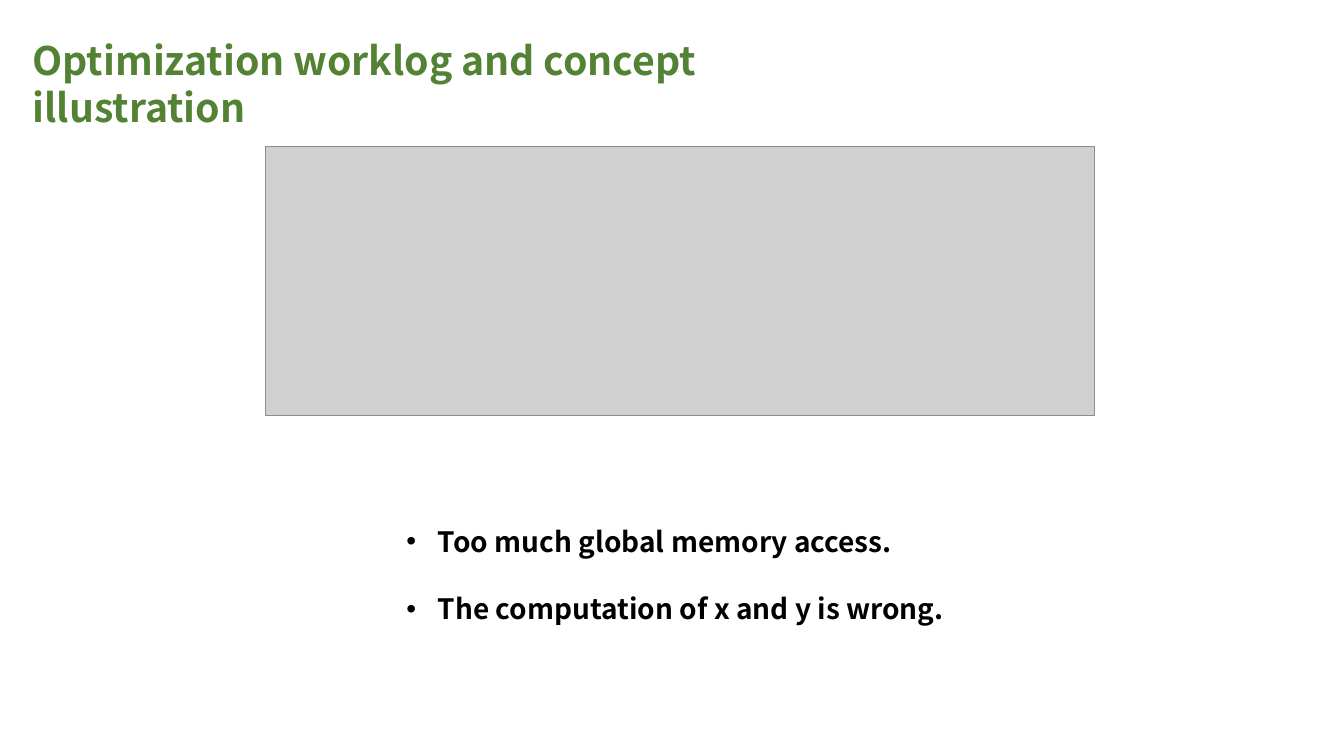
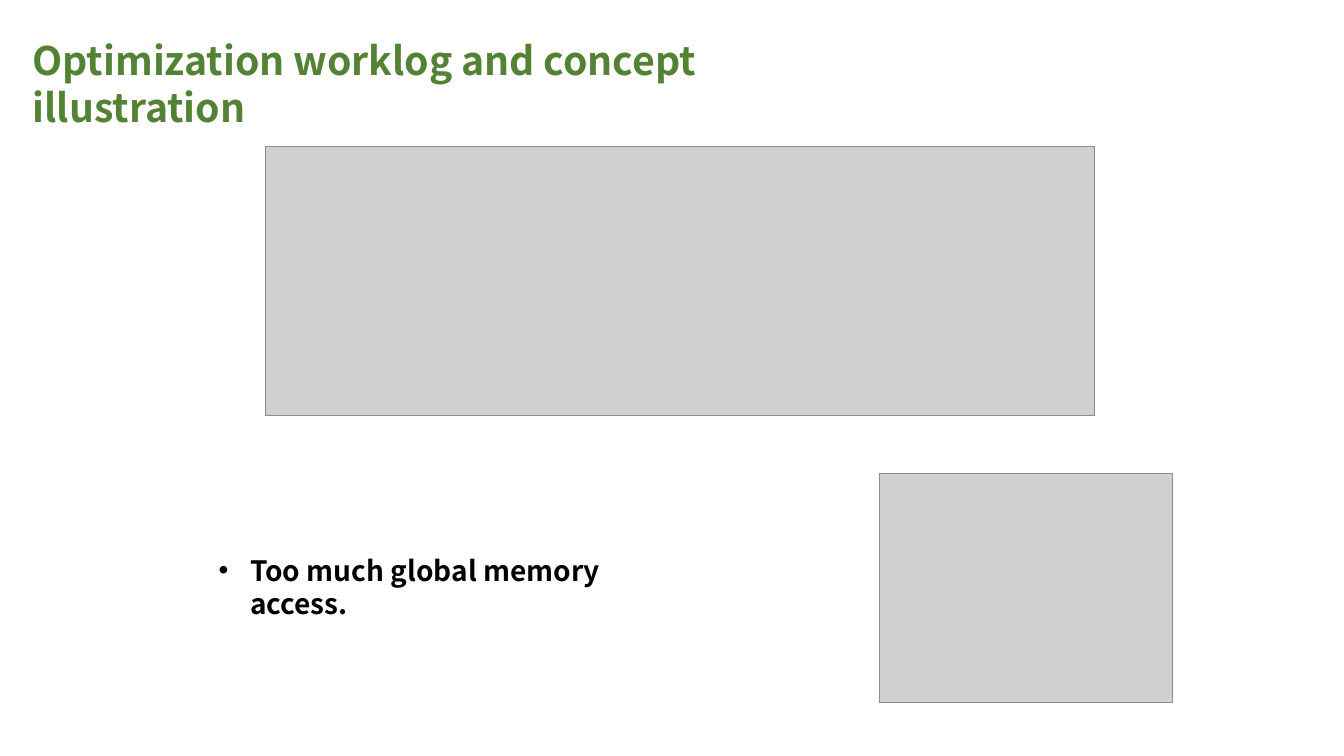
Before and after one commit to InhabitancyCocoon/feather_gemm, a slide deck: slide 11 of docs/presentation.pptx (slide 10 before the commit). Drawn at 1344x756 pixels with LibreOffice and Linux fonts; fonts in the diff are those of the drawing; grey boxes stand for pictures. Boxes give left, top, right and bottom in pixels: in the first picture for what was removed or moved away, otherwise in the second. Text is boxed around its words. In the diff, an @@ line names an element or a change of style, - is before the commit and + after.

```diff
--- a/docs/presentation.pptx
+++ b/docs/presentation.pptx
@@ picture added at <box>879,474,1173,704</box> @@
@@ text "Too much global memory access.": place and size @@
-text "Too much global memory access." at <box>438,529,943,626</box>
+text "Too much global memory access." at <box>250,558,600,615</box>
@@ text at <box>438,596,943,626</box>: paragraph removed @@
-• The computation of x and y is wrong.
```
Also in this commit, not shown: 17 other slides changed, 3 slides added, 2 other files.
